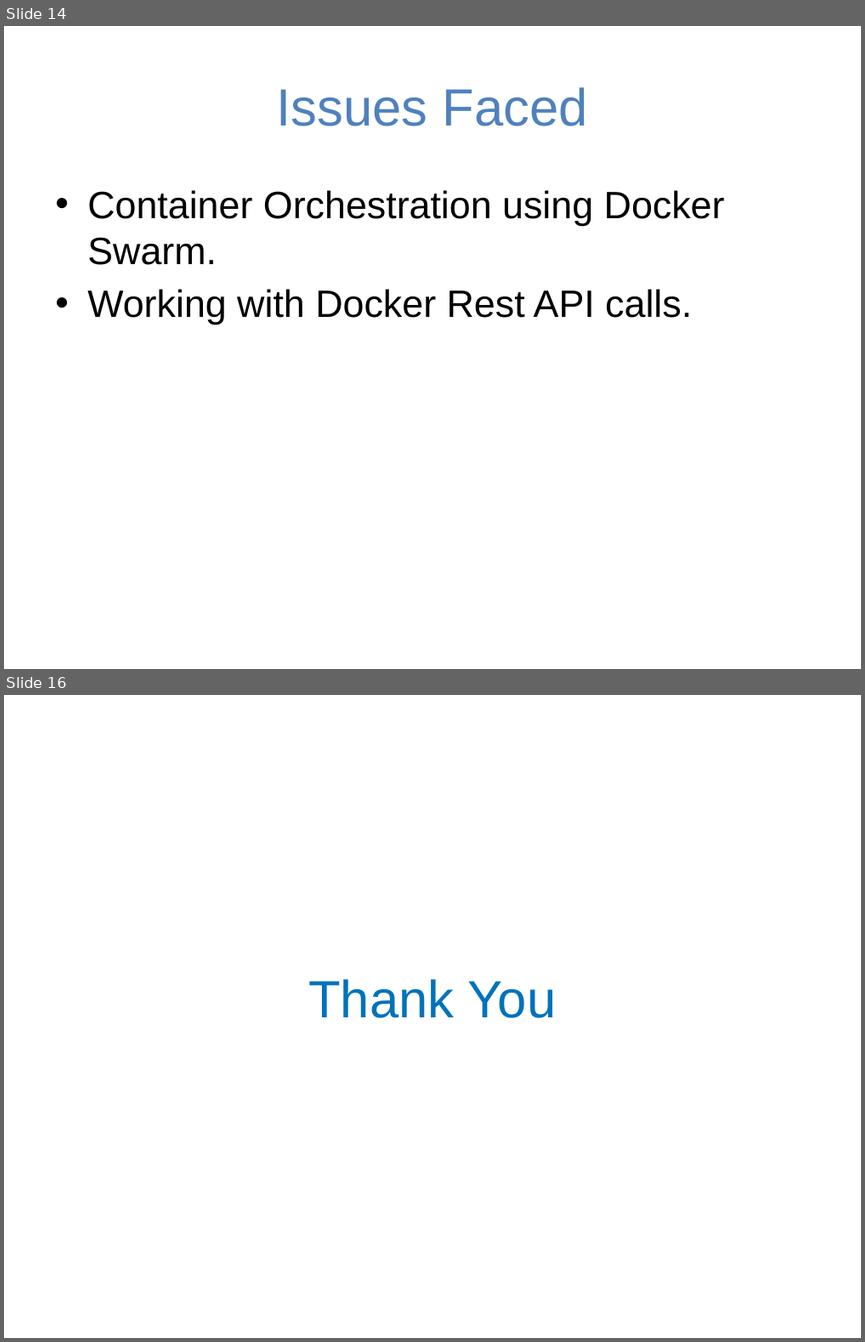
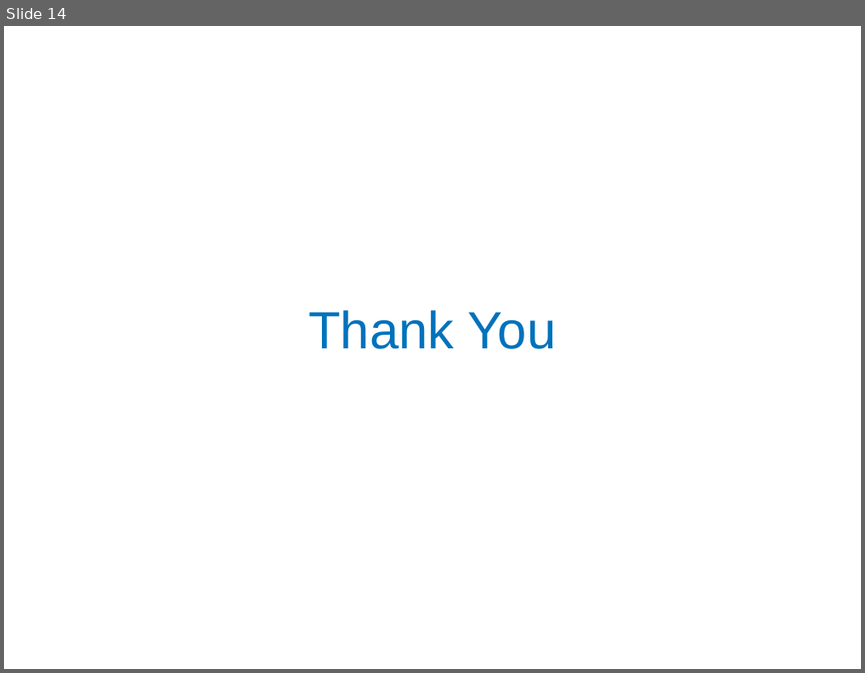
Before and after one commit to rahuldhar123/2019-Fall-CC-Team-5-Building-a-private-cloud, a slide deck: Presentations/Cloud_Computing Project Mid-Progress.pptx. Shown one above the other, each under a label of ours: slides 14 and 16 before the commit, slide 14 after it; the slides between them are not shown. The pictures are 865x1342 and 865x673 pixels, drawn with LibreOffice and Linux fonts; fonts in the diff are those of the drawing; background and template pictures are left out. Boxes give left, top, right and bottom in pixels: in the first picture for what was removed or moved away, otherwise in the second. Text is boxed around its words. In the diff, an @@ line names an element or a change of style, - is before the commit and + after.

```diff
--- a/Presentations/Cloud_Computing Project Mid-Progress.pptx
+++ b/Presentations/Cloud_Computing Project Mid-Progress.pptx
@@ slide 14 removed at (4,26,861,669), background picture (left out) @@
@@ title removed at (277,87,588,126) @@
-Issues Faced
@@ text removed at (87,190,725,324) @@
-• Container Orchestration using Docker Swarm.
-• Working with Docker Rest API calls.
@@ what was slide 16 is now slide 14 @@
```
Also in this commit, not shown: 2 slides changed, 4 slides added, 5 other slides removed.
